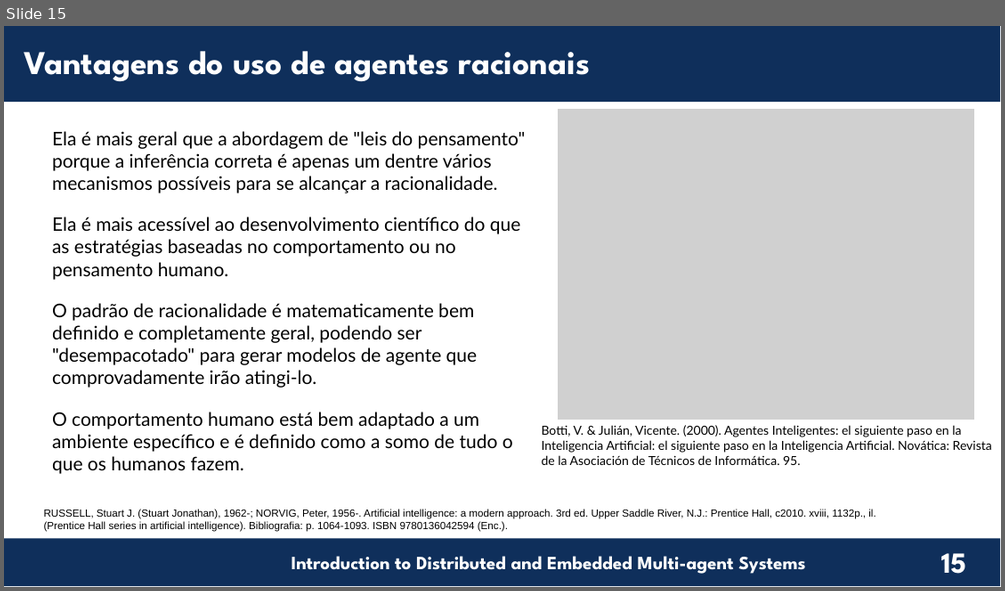
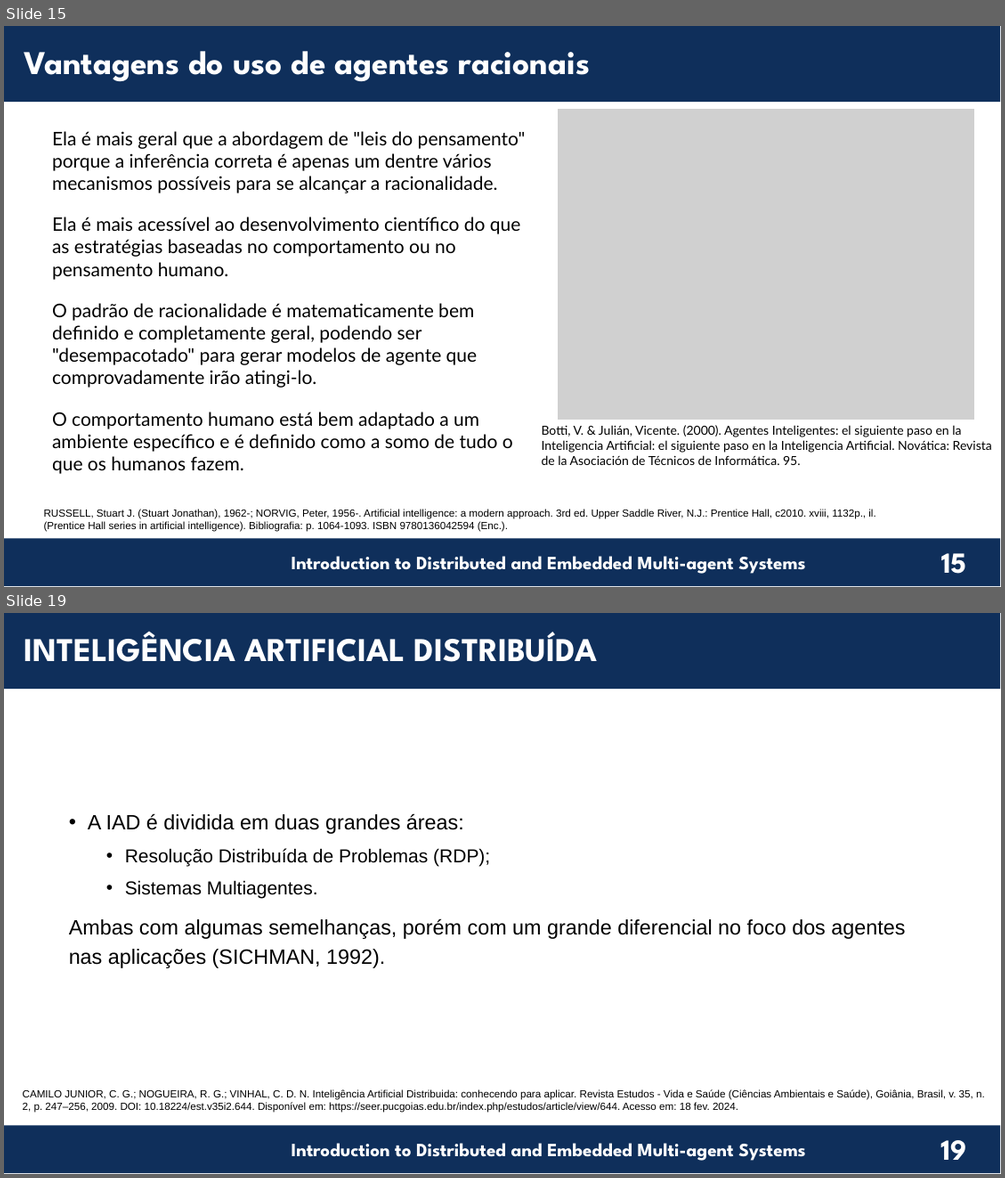
Before and after one commit to chon-group/distributedAndEmbeddedAI, a slide deck: course/01-Introduction/Introduction_20240217.odp. Shown one above the other, each under a label of ours: slide 15 before the commit, slides 15 and 19 after it; the slides between them are not shown. The pictures are 1005x591 and 1005x1178 pixels, drawn with LibreOffice and Linux fonts; fonts in the diff are those of the drawing; grey boxes stand for pictures; background and template pictures are left out. Boxes give left, top, right and bottom in pixels: in the first picture for what was removed or moved away, otherwise in the second. Text is boxed around its words. In the diff, an @@ line names an element or a change of style, - is before the commit and + after.

```diff
--- a/course/01-Introduction/Introduction_20240217.odp
+++ b/course/01-Introduction/Introduction_20240217.odp
@@ slide 19 added at (x1=4, y1=613, x2=1001, y2=1174), background #FFFFFF; not listed: 4 template elements that a slide beside it also shows @@
@@ text added at (x1=24, y1=631, x2=597, y2=662), 32 pt, text #FFFFFF, bold @@
+INTELIGÊNCIA ARTIFICIAL DISTRIBUÍDA
@@ text added at (x1=69, y1=813, x2=905, y2=968), 20 pt, text #000000 @@
+• A IAD é dividida em duas grandes áreas:
+  • Resolução Distribuída de Problemas (RDP);
+  • Sistemas Multiagentes.
+Ambas com algumas semelhanças, porém com um grande diferencial no foco dos agentes nas aplicações (SICHMAN, 1992).
@@ text added at (x1=23, y1=1089, x2=985, y2=1112), 10 pt, text #000000 @@
+CAMILO JUNIOR, C. G.; NOGUEIRA, R. G.; VINHAL, C. D. N. Inteligência Artificial Distribuida: conhecendo para aplicar. Revista Estudos - Vida e Saúde (Ciências Ambientais e Saúde), Goiânia, Brasil, v. 35, n. 2, p. 247–256, 2009. DOI: 10.18224/est.v35i2.644. Disponível em: https://seer.pucgoias.edu.br/index.php/estudos/article/view/644. Acesso em: 18 fev. 2024.
```
Also in this commit, not shown: 7 other slides added, 2 other files.
